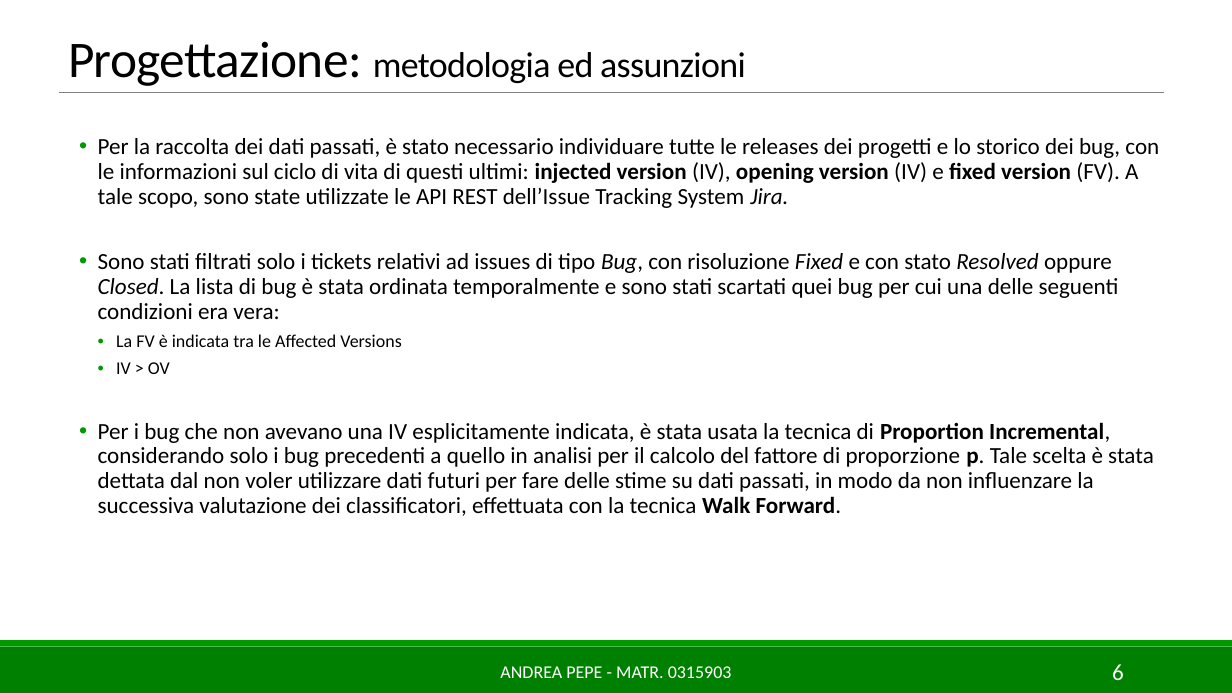
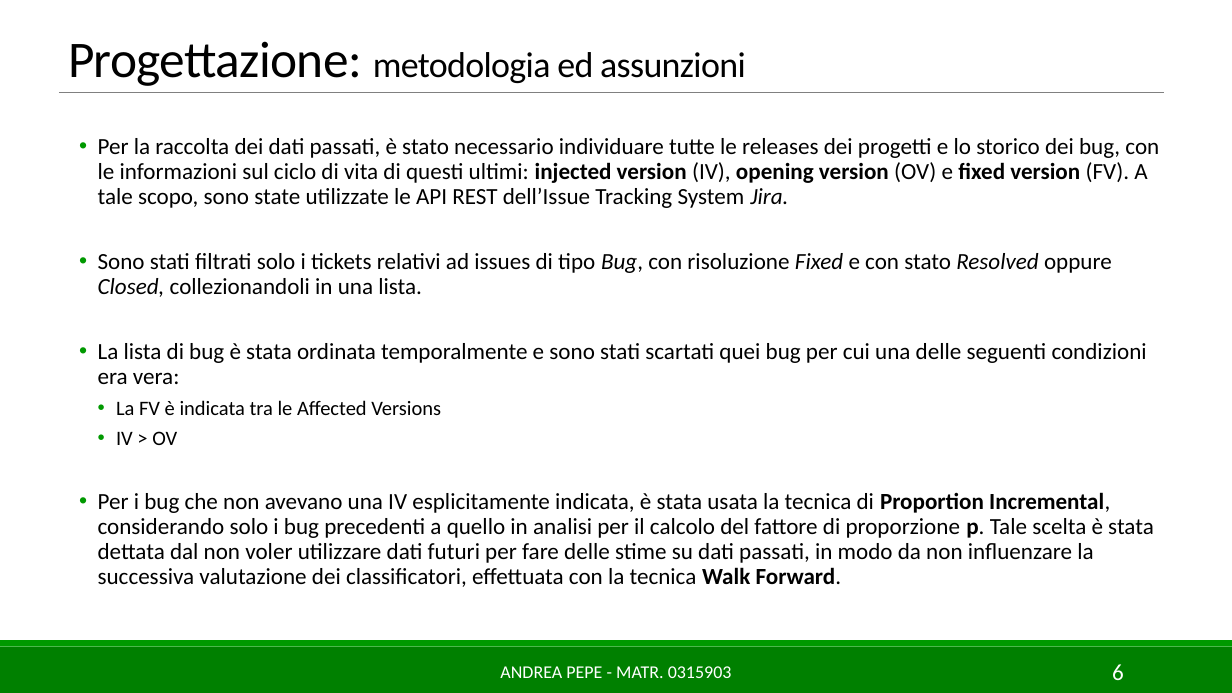
Before and after one commit to AndreaPepe/ISW2_Deliverables, a slide deck: slide 6 of ML/Slides/MLforSE_AndreaPepe_0315903.pptx. Drawn at 1232x693 pixels with LibreOffice and Linux fonts; fonts in the diff are those of the drawing. Boxes give left, top, right and bottom in pixels: in the first picture for what was removed or moved away, otherwise in the second. Text is boxed around its words. In the diff, an @@ line names an element or a change of style, - is before the commit and + after.

```diff
--- a/ML/Slides/MLforSE_AndreaPepe_0315903.pptx
+++ b/ML/Slides/MLforSE_AndreaPepe_0315903.pptx
@@ text at bbox=[98, 138, 1159, 384]: text changed @@
-  • Per la raccolta dei dati passati, è stato necessario individuare tutte le releases dei progetti e lo storico dei bug, con le informazioni sul ciclo di vita di questi ultimi: injected version (IV), opening version (IV) e fixed version (FV). A tale scopo, sono state utilizzate le API REST dell’Issue Tracking System Jira.
-  • Sono stati filtrati solo i tickets relativi ad issues di tipo Bug, con risoluzione Fixed e con stato Resolved oppure Closed. La lista di bug è stata ordinata temporalmente e sono stati scartati quei bug per cui una delle seguenti condizioni era vera:
+  • Per la raccolta dei dati passati, è stato necessario individuare tutte le releases dei progetti e lo storico dei bug, con le informazioni sul ciclo di vita di questi ultimi: injected version (IV), opening version (OV) e fixed version (FV). A tale scopo, sono state utilizzate le API REST dell’Issue Tracking System Jira.
+  • Sono stati filtrati solo i tickets relativi ad issues di tipo Bug, con risoluzione Fixed e con stato Resolved oppure Closed, collezionandoli in una lista.
+  • La lista di bug è stata ordinata temporalmente e sono stati scartati quei bug per cui una delle seguenti condizioni era vera:
@@ text at bbox=[116, 400, 441, 445]: size 14 to 16 pt in "La FV è indicata tra le Affected ...", "IV > OV" @@
```
Also in this commit, not shown: 10 other slides changed, 4 other files.
